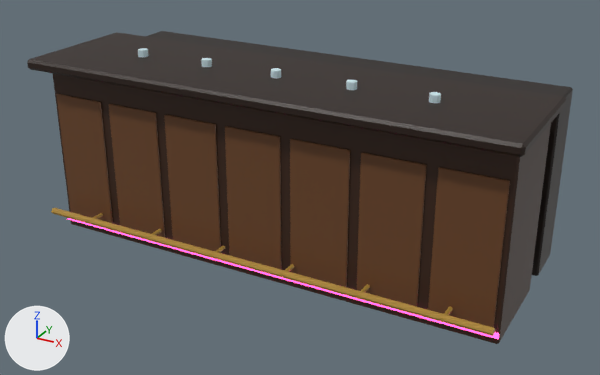
A saved change to the glTF model game/assets/props/balcao_bar.glb.
One viewpoint serves both versions: a camera (50 mm lens) standing at (2.21, -3.8, 2.36) and looking at (0.06, 0.11, 0.41). Arrows for +X, +Y and +Z are at lower left; the lights stay in place. The first picture is the older version. Vertices at exactly the same position are counted once.

Script lines for the objects in view, before the commit:
```python
me_cube = bpy.data.meshes.new('Cube')
me_cube.from_pydata(...)  # 416 vertices, 740 faces; spans x -1.45..1.45, y -0.44..0.77, z 0.0..1.15
# faces by material slot: [728, 12]
me_cube.materials.append(mat_vc)
me_cube.materials.append(mat_glow_ff4fa3)
ob_cube = bpy.data.objects.new('Cube', me_cube)
ob_cube.location = (0.0, 0.0, 0.0)
```
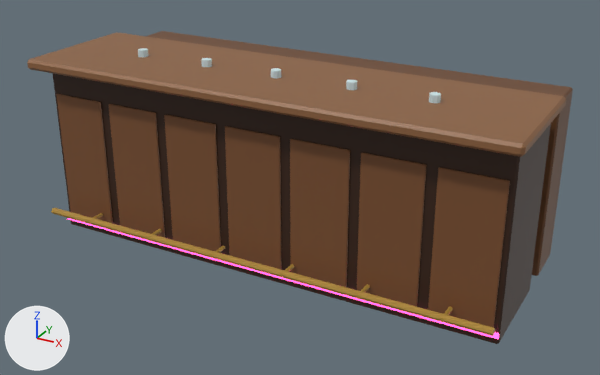
Where the change shows, as pixel boxes [x1, y1, x2, y2] in the pictures (600 x 375 px):
part 1 of me_cube, recoloured: [57, 95, 508, 327] in both
part 2 of me_cube, recoloured (lighter): [27, 31, 573, 276] in both

Patch to the scene script:
```diff
--- a/game/assets/props/balcao_bar.glb.py
+++ b/game/assets/props/balcao_bar.glb.py
@@ me_cube @@
 me_cube.from_pydata(...)  # 416 vertices, 740 faces; spans x -1.45..1.45, y -0.44..0.77, z 0.0..1.15
 # used by ob_cube; location = (0.0, 0.0, 0.0)
+# me_cube part 1: 308 faces centred in x -1.37..1.37, y -0.31..-0.3, z 0.1..0.88 are repainted in the vertex colours; the middle colour goes from brown #6a4324 to brown #7b4f2e
+# me_cube part 2: 88 faces centred in x -1.45..1.45, y -0.44..0.77, z 0.0..1.11 are repainted in the vertex colours; the middle colour goes from black #1f0f05 to brown #7d5432
 me_cube.materials.append(mat_vc)
```
